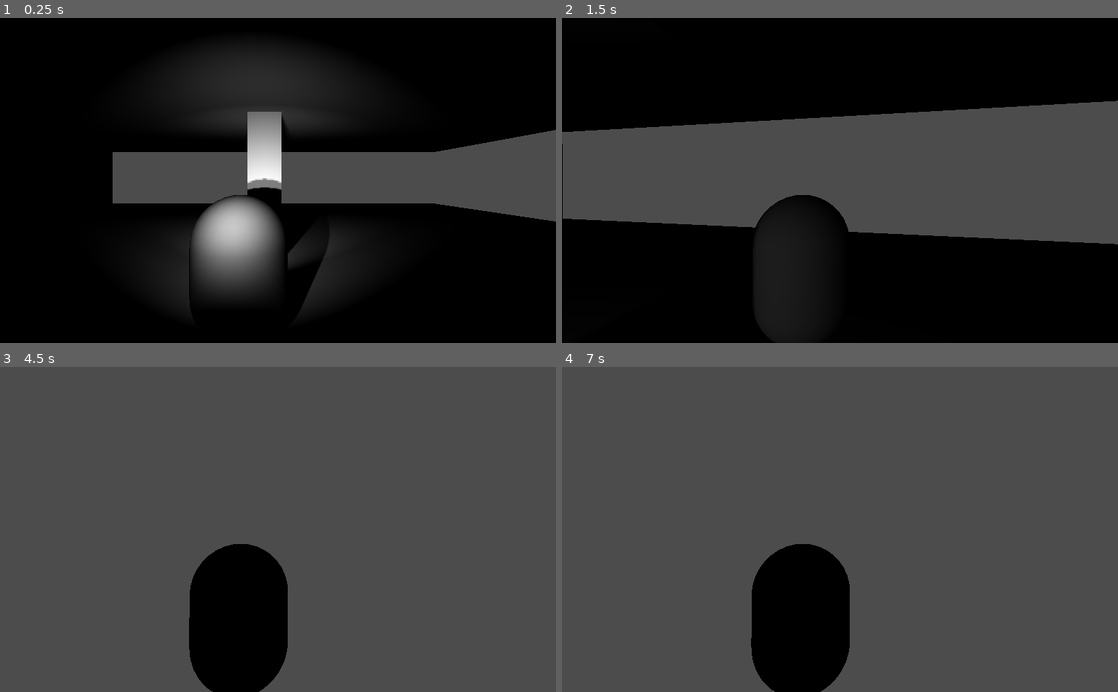
Above: before the commit, frames 1-4 (two rows, left to right).
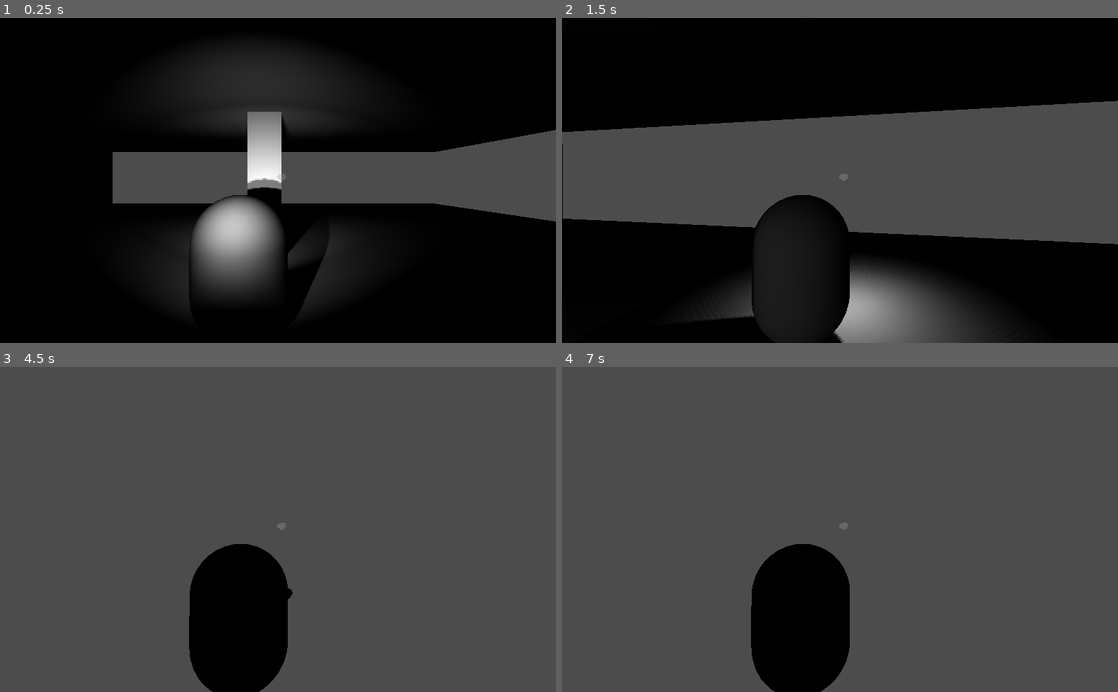
Above: after the commit, the same moments.

Repository: brennosouza/VS-Stealth
Game: Godot game, scene res://scenes/levels/test_level.tscn
The game is run twice, just before and just after one commit, with the same random seed, the same clock (stepped at 60 frames per second) and the same inputs.
Inputs (mouse positions are in pixels of both pictures, inside the frame that each line leads up to):
- Up to frame 1 (0.25 s): no input
- Up to frame 2 (1.5 s): tap Enter at 0.5 s; move the mouse to (867, 180) at 0.52 s; hold Up (ui_up) from 0.53 s (still down); click (867, 180) at 0.6 s; move the mouse to (812, 180) at 1.27 s; tap F (flashlight) at 1.35 s
- Up to frame 3 (4.5 s): keep holding Up (ui_up); click (250, 529) at 1.55 s; move the mouse to (289, 523) at 2.02 s; hold Shift (sprint) 2.03-2.78 s; click (289, 523) at 2.3 s; tap Space at 2.75, 4.25 s; move the mouse to (272, 536) at 2.77 s; click (272, 536) at 2.85 s; tap Enter at 3.5 s; move the mouse to (316, 532) at 3.52 s; click (316, 532) at 3.6 s; move the mouse to (233, 526) at 4.27 s; tap F (flashlight) at 4.35 s
- Up to frame 4 (7 s): click (795, 526) at 4.55 s; tap Enter at 5 s; move the mouse to (845, 529) at 5.02 s; hold Shift (sprint) 5.03-5.78 s; click (845, 529) at 5.3 s; tap Space at 5.75 s; move the mouse to (817, 523) at 5.77 s; release Up (ui_up) at 5.78 s; hold Right (ui_right) 5.78-6.53 s; click (817, 523) at 5.85 s; move the mouse to (867, 529) at 6.52 s; hold Up (ui_up) from 6.53 s (still down); click (867, 529) at 6.6 s

The runs differ from the first frame. In frame 1, less than 0.1% of the frame differs, in the area x 49-52%, y 47-51%; in frame 2, 5.8%, in the area x 24-80%, y 47-100%; in frame 3, less than 0.1%; in frame 4, less than 0.1%.

Commit message:
Rotação de mesh na direção do movimento
Usar se necessário, codigo do godot third person controller demo

Diff:
--- a/project.godot
+++ b/project.godot
@@ -54,6 +54,11 @@
 "events": [ Object(InputEventKey,"resource_local_to_scene":false,"resource_name":"","device":0,"alt":false,"shift":false,"control":false,"meta":false,"command":false,"pressed":false,"scancode":70,"unicode":0,"echo":false,"script":null)
  ]
 }
+shoot={
+"deadzone": 0.5,
+"events": [ Object(InputEventMouseButton,"resource_local_to_scene":false,"resource_name":"","device":0,"alt":false,"shift":false,"control":false,"meta":false,"command":false,"button_mask":0,"position":Vector2( 0, 0 ),"global_position":Vector2( 0, 0 ),"factor":1.0,"button_index":1,"pressed":false,"doubleclick":false,"script":null)
+ ]
+}
 
 [physics]
 
--- /dev/null
+++ b/scenes/UI/Player/HUD.tscn
@@ -0,0 +1,20 @@
+[gd_scene format=2]
+
+[node name="HUD" type="Control"]
+anchor_right = 1.0
+anchor_bottom = 1.0
+__meta__ = {
+"_edit_use_anchors_": false
+}
+
+[node name="CenterContainer" type="CenterContainer" parent="."]
+anchor_right = 1.0
+anchor_bottom = 1.0
+__meta__ = {
+"_edit_use_anchors_": false
+}
+
+[node name="Polygon2D" type="Polygon2D" parent="CenterContainer"]
+position = Vector2( 519.913, 293.668 )
+color = Color( 0.623529, 0.623529, 0.623529, 0.34902 )
+polygon = PoolVector2Array( -0.258041, -6.87091, -6.20407, -4.49249, -9.99434, -1.88682, -9.66063, 2.78513, -4.42026, 5.02116, -1.44725, 7.99419, 4.49879, 4.42656, 6.8772, 0.858948, 5.688, -5.0871 )
--- a/scenes/characters/Player.gd
+++ b/scenes/characters/Player.gd
@@ -2,6 +2,7 @@
 
 #(items para tacar para destrair)
 #objeto/gadget que faz som de pegadas quando ativado
+#arma tem muzzle flash
 
 var gravity_speed = 20
 var walking_speed = 20
@@ -9,6 +10,8 @@
 var run_speed = 40
 var horizontal_look_sensitivity = 0.004
 var vertical_look_sensitivity = 0.1
+
+var angular_acceleration = 7
 
 var waitfootsteps = false
 
@@ -91,8 +94,12 @@
 		else:
 			playfootsteps(false)
 
+	#Rotação de mesh/player, usar se necessário
+	$MeshInstance.rotation.y = lerp_angle($MeshInstance.rotation.y, atan2(direction.x, direction.z) - rotation.y, delta * angular_acceleration)
+#	print_debug($MeshInstance.rotation.y)
 
-
+	if Input.is_action_just_pressed("shoot"):
+		$Gun/OmniLight.visible = true
 
 #	if movement.x != 0 || movement.x != 0:
 #		footstepsplayer.play()
--- a/scenes/characters/Player.tscn
+++ b/scenes/characters/Player.tscn
@@ -1,7 +1,8 @@
-[gd_scene load_steps=6 format=2]
+[gd_scene load_steps=8 format=2]
 
 [ext_resource path="res://scenes/characters/Player.gd" type="Script" id=1]
 [ext_resource path="res://audio/footstep.wav" type="AudioStream" id=2]
+[ext_resource path="res://scenes/UI/Player/HUD.tscn" type="PackedScene" id=3]
 
 [sub_resource type="CapsuleMesh" id=1]
 
@@ -23,6 +24,8 @@
 } ],
 "times": PoolRealArray( 0.3 )
 }
+
+[sub_resource type="CylinderMesh" id=4]
 
 [node name="KinematicBody" type="KinematicBody"]
 script = ExtResource( 1 )
@@ -61,3 +64,20 @@
 
 [node name="AnimationPlayer" type="AnimationPlayer" parent="."]
 anims/walking = SubResource( 3 )
+
+[node name="Gun" type="Spatial" parent="."]
+transform = Transform( 1, 0, 0, 0, 1, 0, 0, 0, 1, 0.637287, 0.163061, -1.32991 )
+
+[node name="MeshInstance" type="MeshInstance" parent="Gun"]
+transform = Transform( 0.120872, 0, 0, 0, -5.28348e-09, 0.120872, 0, -0.120872, -5.28348e-09, 0, 0, 0 )
+mesh = SubResource( 4 )
+material/0 = null
+
+[node name="OmniLight" type="OmniLight" parent="Gun"]
+visible = false
+shadow_enabled = true
+
+[node name="audiobullet" type="AudioStreamPlayer3D" parent="Gun"]
+stream = ExtResource( 2 )
+
+[node name="HUD" parent="." instance=ExtResource( 3 )]
